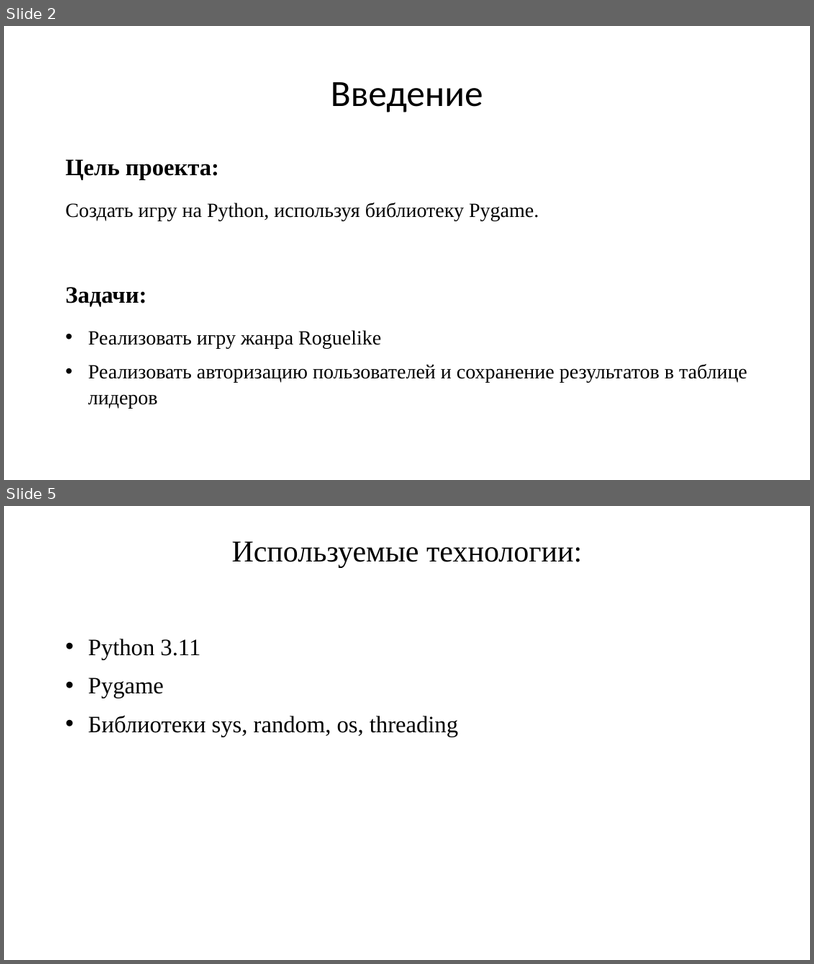
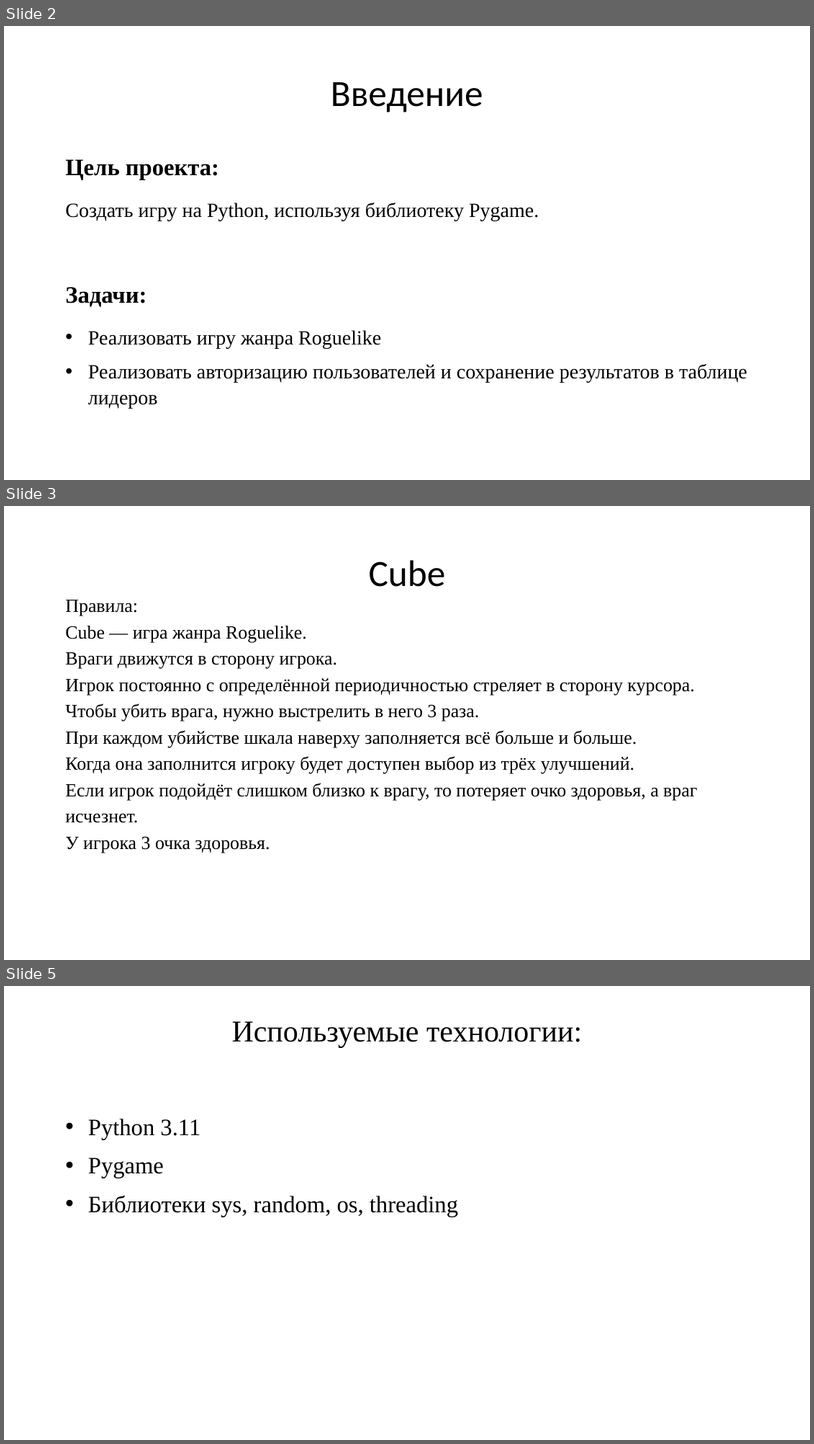
Before and after one commit to LeonKorolev2304/Cube, a slide deck: Презентация.pptx. Shown one above the other, each under a label of ours: slides 2 and 5 before the commit, slides 2, 3 and 5 after it; the slides between them are not shown. The pictures are 814x964 and 814x1444 pixels, drawn with LibreOffice and Linux fonts; fonts in the diff are those of the drawing. Boxes give left, top, right and bottom in pixels: in the first picture for what was removed or moved away, otherwise in the second. Text is boxed around its words. In the diff, an @@ line names an element or a change of style, - is before the commit and + after.

```diff
--- a/Презентация.pptx
+++ b/Презентация.pptx
@@ slide 3 added at (4,506,810,960), background #FFFFFF @@
@@ title added at (369,560,446,587), 44 pt, text #000000 @@
+Cube
@@ text added at (65,600,697,853), 22.2 pt, text #000000 @@
+Правила:
+Cube — игра жанра Roguelike.
+Враги движутся в сторону игрока.
+Игрок постоянно с определённой периодичностью стреляет в сторону курсора.
+Чтобы убить врага, нужно выстрелить в него 3 раза.
+При каждом убийстве шкала наверху заполняется всё больше и больше.
+Когда она заполнится игроку будет доступен выбор из трёх улучшений.
+Если игрок подойдёт слишком близко к врагу, то потеряет очко здоровья, а враг
+исчезнет.
+У игрока 3 очка здоровья.
```
Also in this commit, not shown: 1 slide changed, 1 slide removed, 4 other files.
